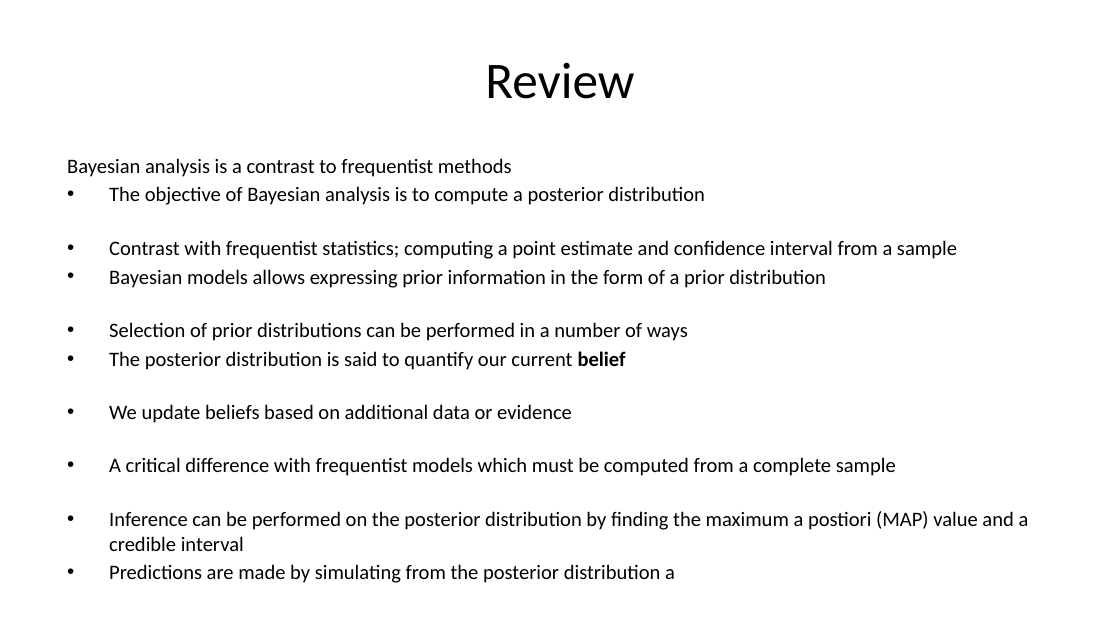
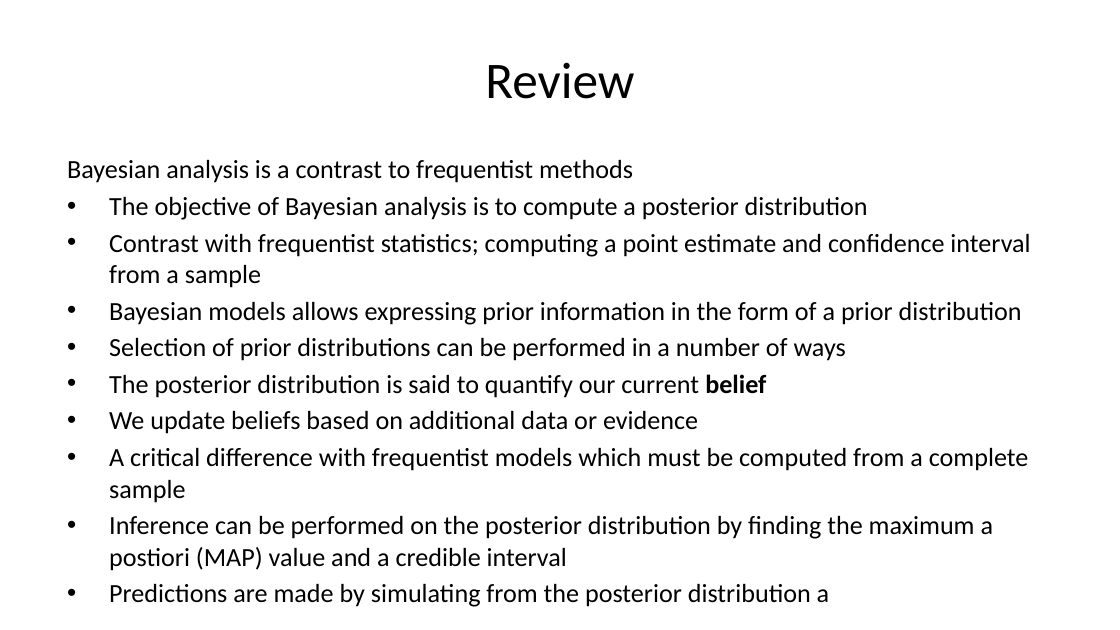
Before and after one commit to StephenElston/CSCI-E-83, a slide deck: slide 2 of LectureSlides/08_IntroductionToLinearModels.pptx. Drawn at 1120x630 pixels with LibreOffice and Linux fonts; fonts in the diff are those of the drawing. Boxes give left, top, right and bottom in pixels: in the first picture for what was removed or moved away, otherwise in the second. Text is boxed around its words. In the diff, an @@ line names an element or a change of style, - is before the commit and + after.

```diff
--- a/LectureSlides/08_IntroductionToLinearModels.pptx
+++ b/LectureSlides/08_IntroductionToLinearModels.pptx
@@ text "Bayesian analysis is a contrast ..." at bbox=[67, 160, 1030, 571]: size 13.2 to 16.8 pt @@
```
Also in this commit, not shown: 10 other slides changed, 1 slide added, 1 slide removed.
